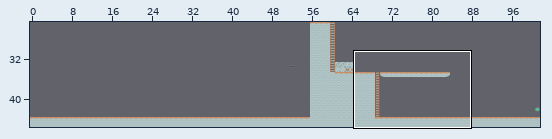
Two versions of a level (Tiled map (JSON), assets/maps/level_3.json). The first picture is a wide view before the edit; the outline marks the close-up.
Close-up. As it was:
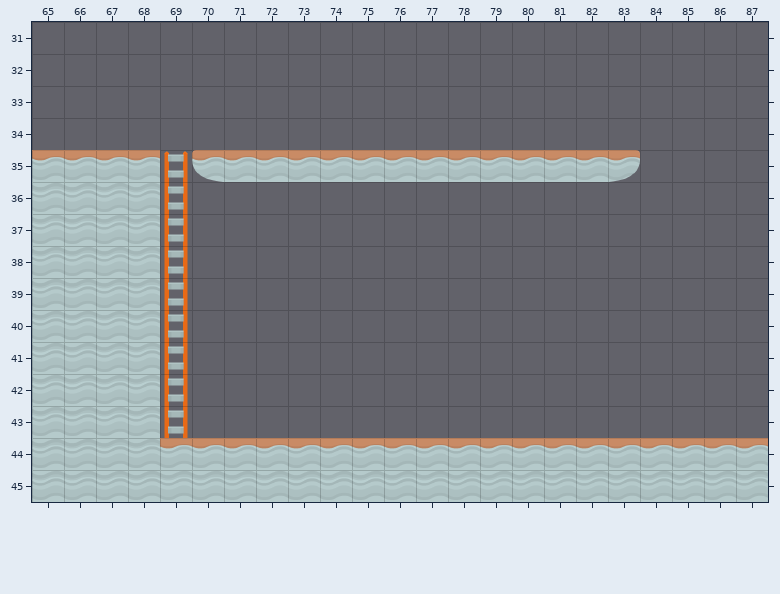
Cells are 70x70 px. Shown: x 65..87, y 31..45.
Once edited:
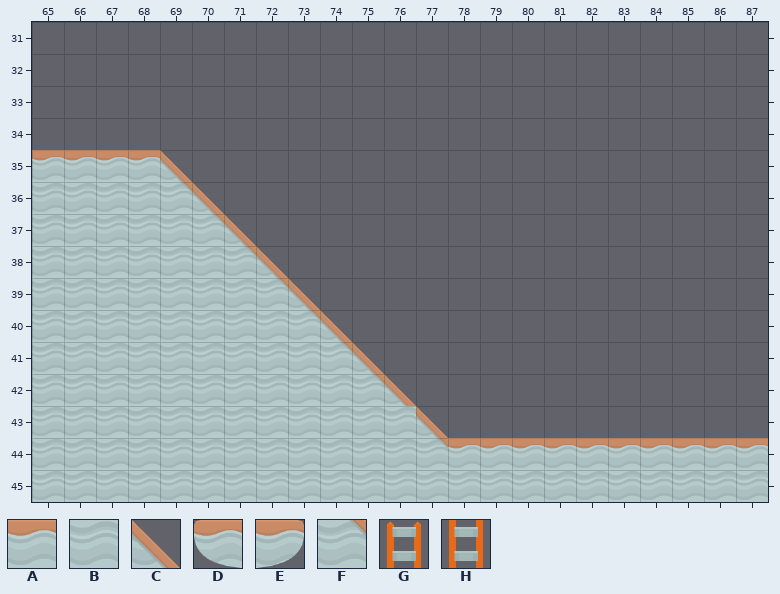
Key: from "platformerPack_industrial_tile": A 2, B 4, C 5, D 16, E 17, F 19, G 33, H 47.
_ is an empty cell.
From old to new:
{"where": "layer \"Platforms\""}
{"y":35,"x":69,"old":"_DAAAAAAAAAAAAE","new":"C______________"}
{"y":36,"x":69,"old":"__","new":"FC"}
{"y":37,"x":69,"old":"___","new":"BFC"}
{"y":38,"x":69,"old":"____","new":"BBFC"}
{"y":39,"x":69,"old":"_____","new":"BBBFC"}
{"y":40,"x":69,"old":"______","new":"BBBBFC"}
{"y":41,"x":69,"old":"_______","new":"BBBBBFC"}
{"y":42,"x":69,"old":"________","new":"BBBBBBFC"}
{"y":43,"x":69,"old":"_________","new":"BBBBBBBBC"}
{"y":44,"x":69,"old":"AAAAAAAAA","new":"BBBBBBBBF"}
{"where": "layer \"Ladders\""}
{"y":35,"x":69,"old":"G","new":"_"}
{"y":36,"x":69,"old":"H","new":"_"}
{"y":37,"x":69,"old":"H","new":"_"}
{"y":38,"x":69,"old":"H","new":"_"}
{"y":39,"x":69,"old":"H","new":"_"}
{"y":40,"x":69,"old":"H","new":"_"}
{"y":41,"x":69,"old":"H","new":"_"}
{"y":42,"x":69,"old":"H","new":"_"}
{"y":43,"x":69,"old":"H","new":"_"}
{"label":"changed","picture_box":[160,150,640,449]}
